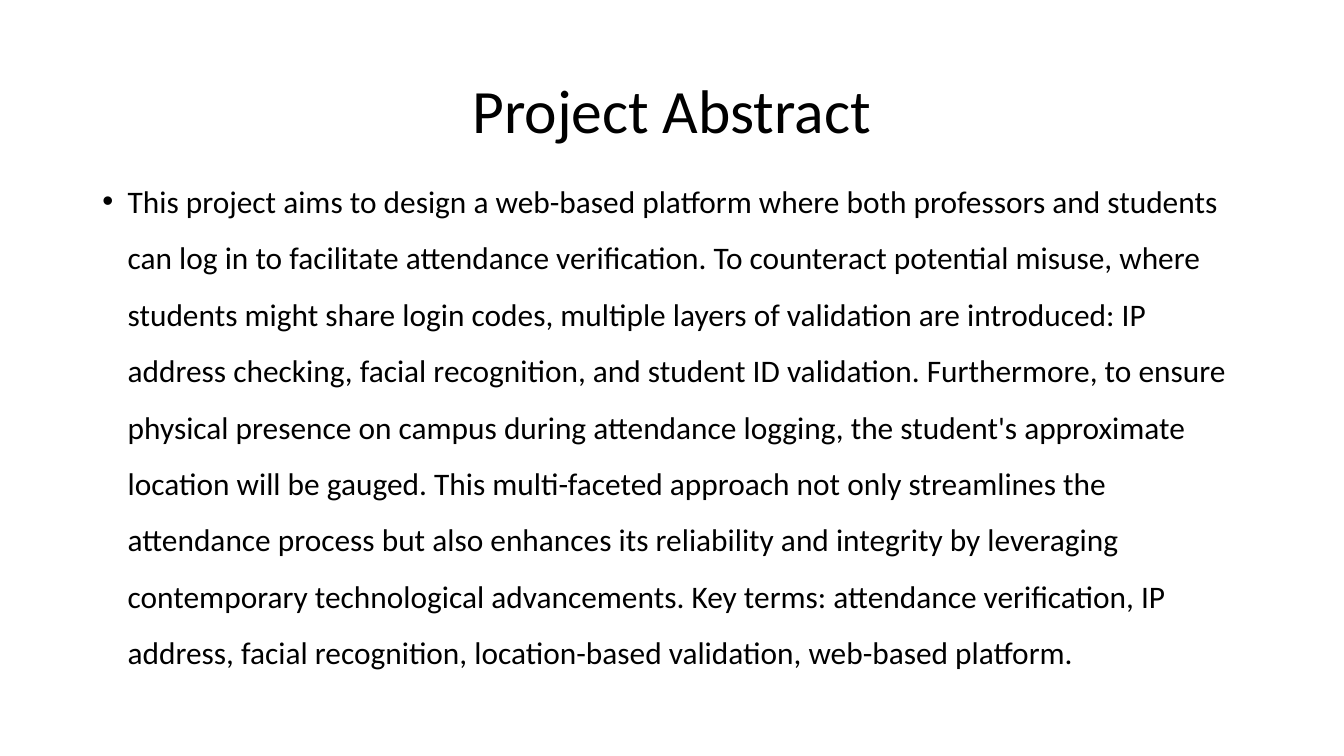
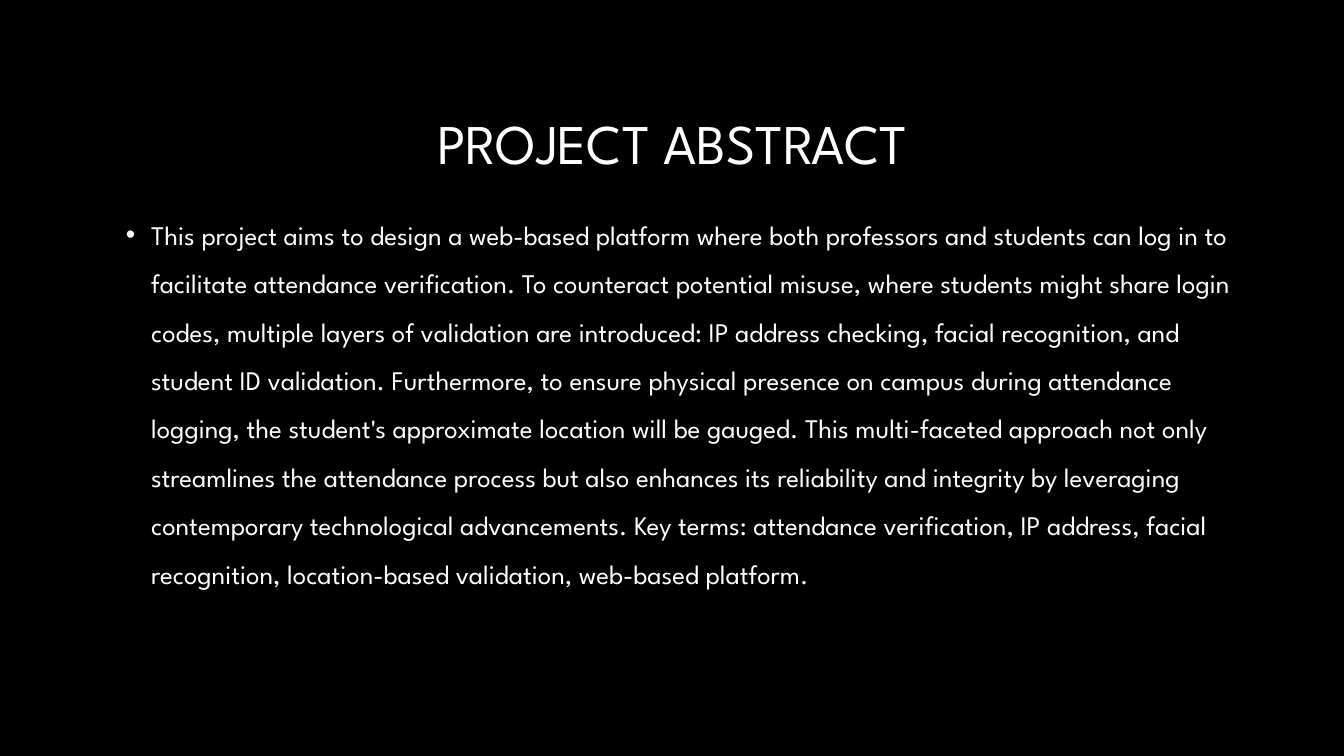
Before and after one commit to HaoranWang11/CS-Senior-DSGN-1, a slide deck: slide 3 of loglock.pptx. Drawn at 1344x756 pixels with LibreOffice and Linux fonts; fonts in the diff are those of the drawing; background and template pictures are left out. Boxes give left, top, right and bottom in pixels: in the first picture for what was removed or moved away, otherwise in the second. Text is boxed around its words. In the diff, an @@ line names an element or a change of style, - is before the commit and + after.

```diff
--- a/loglock.pptx
+++ b/loglock.pptx
@@ background #FFFFFF to #000000 @@
@@ title at [437, 126, 907, 165]: text changed; size 44 to 40 pt; font Calibri to League Spartan; text colour #000000 to #FFFFFF @@
-Project Abstract
+PROJECT ABSTRACT
@@ text "This project aims to design ...": place and size @@
-text "This project aims to design ..." at [128, 191, 1226, 670]
+text "This project aims to design ..." at [151, 226, 1229, 590]
@@ text "This project aims to design ..." at [151, 226, 1229, 590]: size 22.4 to 19.2 pt, font Calibri to League Spartan, text colour #000000 to #FFFFFF @@
```
Also in this commit, not shown: 8 other slides changed, 1 slide added, 1 slide removed.
